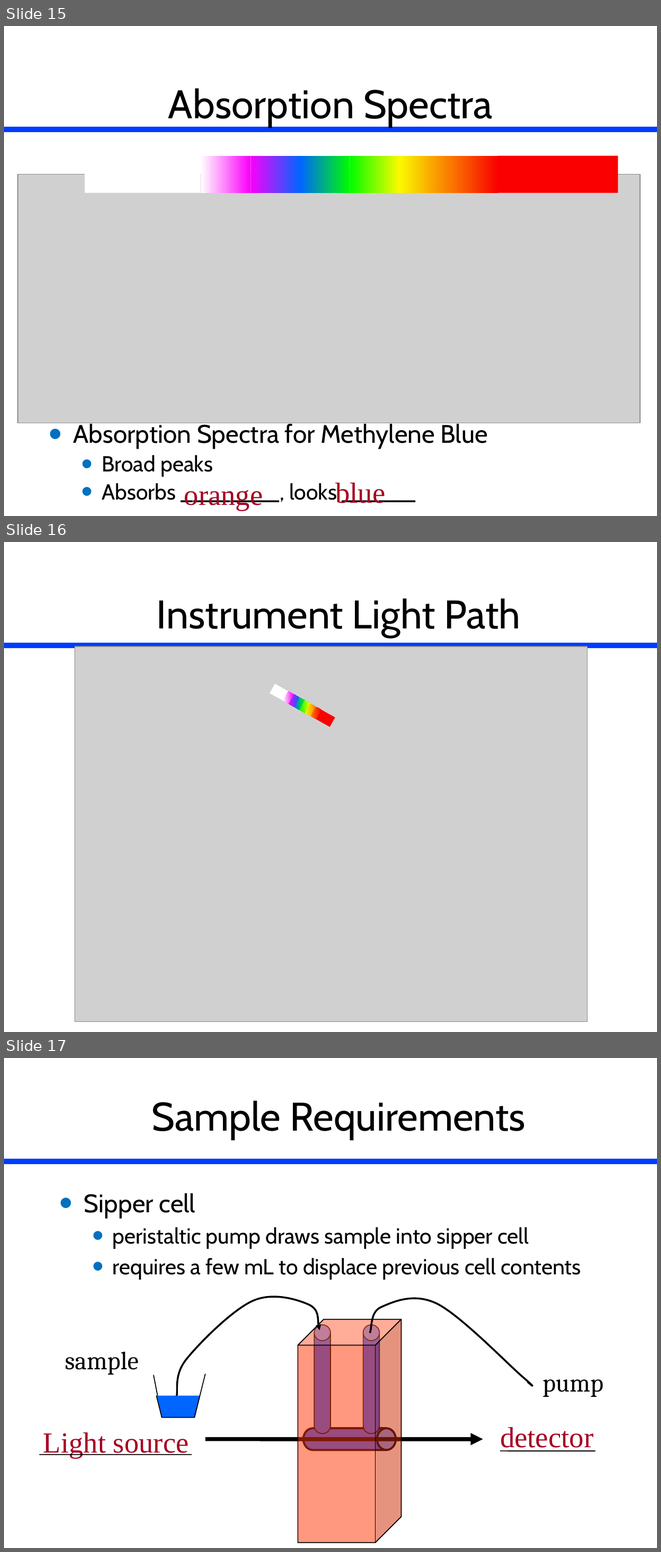
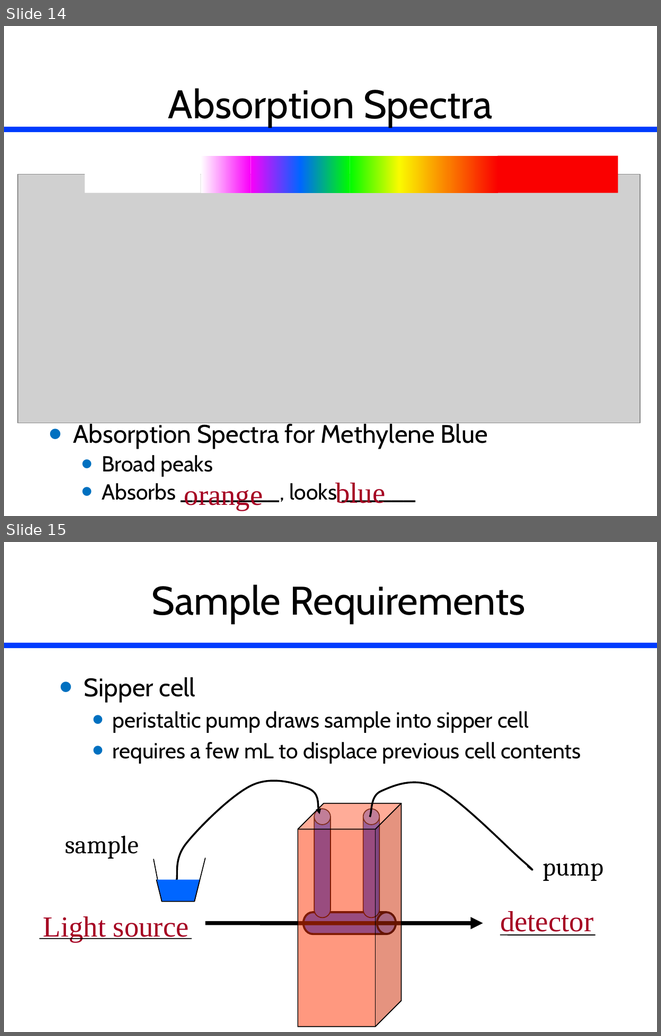
Before and after one commit to monroews/CEE4530, a slide deck: website/pptx/Laboratory_Measurements.pptx. Shown one above the other, each under a label of ours: slides 15, 16 and 17 before the commit, slides 14 and 15 after it. The pictures are 661x1552 and 661x1036 pixels, drawn with LibreOffice and Linux fonts; fonts in the diff are those of the drawing; grey boxes stand for pictures. Boxes give left, top, right and bottom in pixels: in the first picture for what was removed or moved away, otherwise in the second. Text is boxed around its words. In the diff, an @@ line names an element or a change of style, - is before the commit and + after.

```diff
--- a/website/pptx/Laboratory_Measurements.pptx
+++ b/website/pptx/Laboratory_Measurements.pptx
@@ slide 16 removed at bbox=[4, 542, 657, 1032], background #FFFFFF; not listed: 1 template element that a slide beside it also shows @@
@@ title removed at bbox=[157, 598, 521, 637] @@
-Instrument Light Path
@@ picture removed at bbox=[74, 646, 587, 1021] @@
@@ group removed at bbox=[270, 684, 335, 728]: 8 rectangles @@
@@ what was slide 15 is now slide 14 @@
@@ what was slide 17 is now slide 15 @@
```
Also in this commit, not shown: 6 other slides removed, 7 other files.
